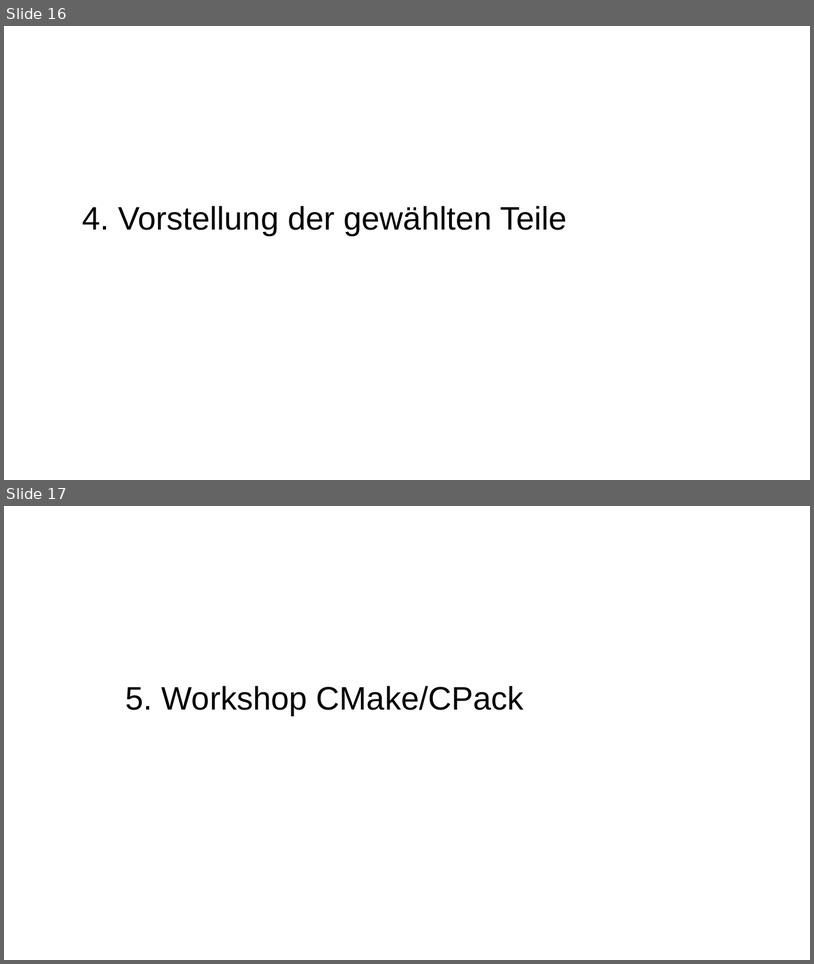
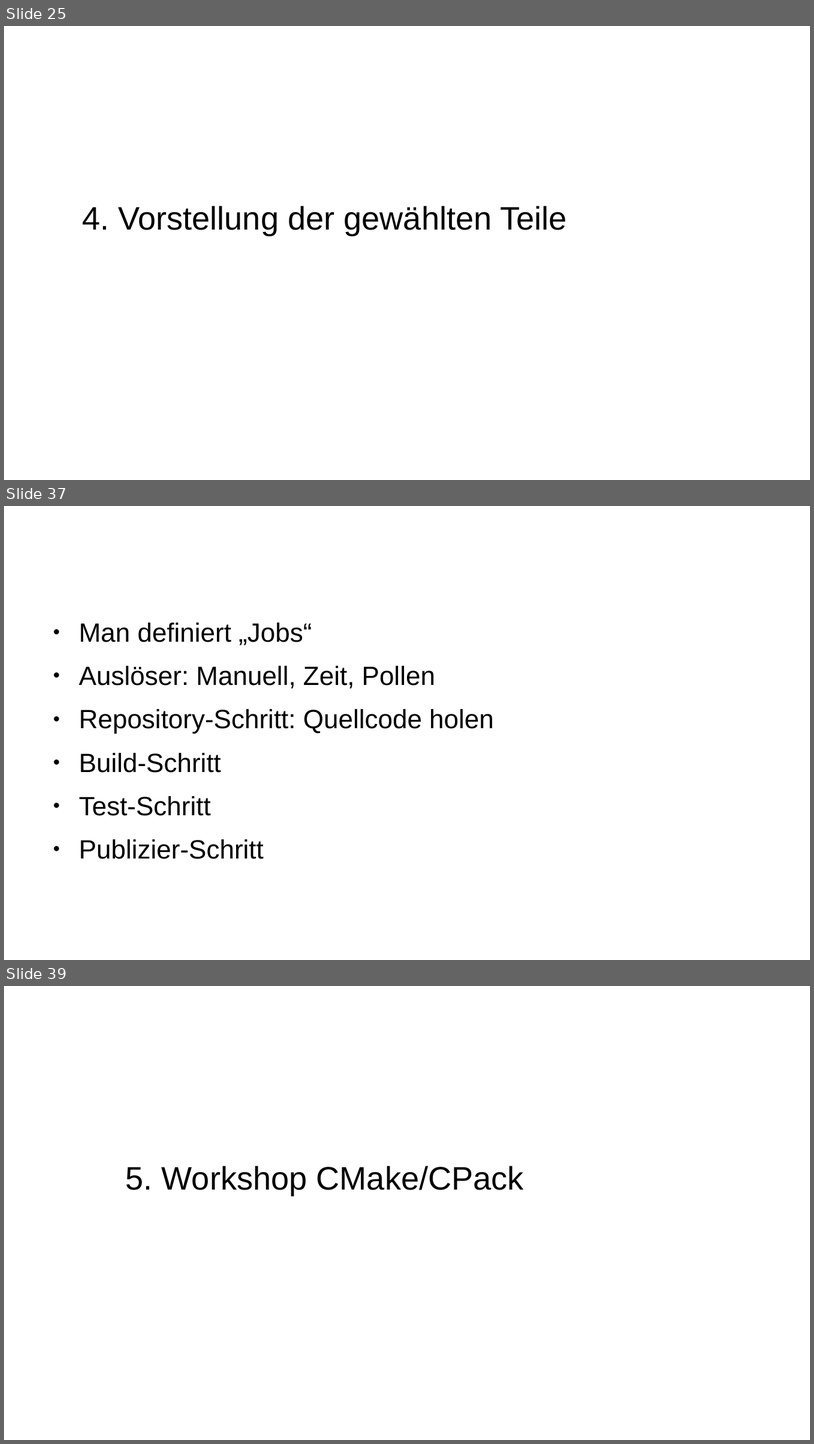
Before and after one commit to carstenkuckuk/CppUGBochum, a slide deck: doc/20180920_CppUGBochum_CI_Jenkins_CMake_GoogleTest.odp. Shown one above the other, each under a label of ours: slides 16 and 17 before the commit, slides 25, 37 and 39 after it; the slides between them are not shown. The pictures are 814x964 and 814x1444 pixels, drawn with LibreOffice and Linux fonts; fonts in the diff are those of the drawing; background and template pictures are left out. Boxes give left, top, right and bottom in pixels: in the first picture for what was removed or moved away, otherwise in the second. Text is boxed around its words. In the diff, an @@ line names an element or a change of style, - is before the commit and + after.

```diff
--- a/doc/20180920_CppUGBochum_CI_Jenkins_CMake_GoogleTest.odp
+++ b/doc/20180920_CppUGBochum_CI_Jenkins_CMake_GoogleTest.odp
@@ slide 37 added at [4,506,810,960], background #FFFFFF @@
@@ title added at [44,523,606,598], 35.7 pt, text #FFFFFF @@
+Jenkins (2/2)
@@ text added at [79,622,494,859], 26 pt, text #000000 @@
+● Man definiert „Jobs“
+● Auslöser: Manuell, Zeit, Pollen
+● Repository-Schritt: Quellcode holen
+● Build-Schritt
+● Test-Schritt
+● Publizier-Schritt
@@ what was slide 16 is now slide 25 @@
@@ what was slide 17 is now slide 39 @@
```
Also in this commit, not shown: 21 other slides added.
